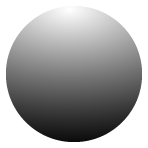
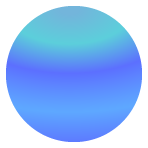
The second 148 × 148 image is a revision of the first. Changes to its layers:
showed "<グループ>" (5th of 5), moved it out of group "<グループ>" over (x1=6, y1=6, x2=142, y2=142)
renamed "<グループ>" to "レイヤー 22", hid it, painted on it over (x1=6, y1=6, x2=142, y2=142)
